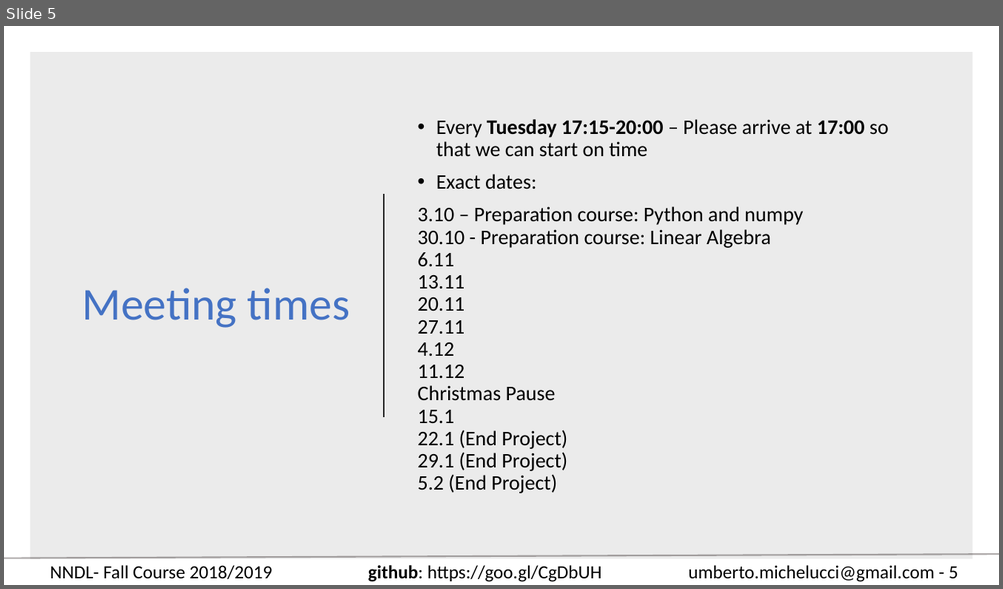
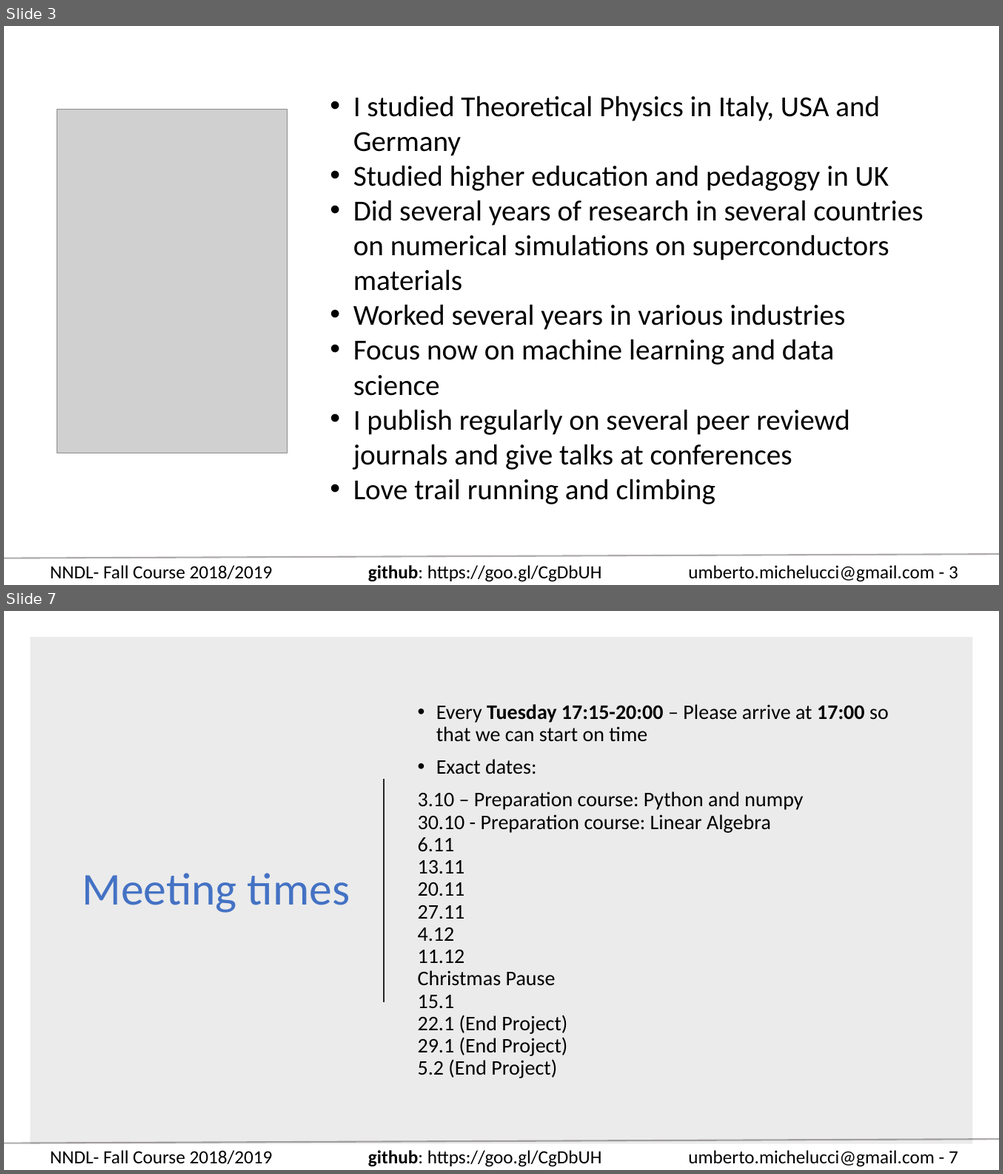
Before and after one commit to toelt-llc/COURSE-zhaw-dlcourse-spring2019, a slide deck: Week 1 - Mathematic introduction/NNDL - Fall 18 Week 1 - Administration and basics.pptx. Shown one above the other, each under a label of ours: slide 5 before the commit, slides 3 and 7 after it; the slides between them are not shown. The pictures are 1003x589 and 1003x1174 pixels, drawn with LibreOffice and Linux fonts; fonts in the diff are those of the drawing; grey boxes stand for pictures. Boxes give left, top, right and bottom in pixels: in the first picture for what was removed or moved away, otherwise in the second. Text is boxed around its words. In the diff, an @@ line names an element or a change of style, - is before the commit and + after.

```diff
--- a/Week 1 - Mathematic introduction/NNDL - Fall 18 Week 1 - Administration and basics.pptx
+++ b/Week 1 - Mathematic introduction/NNDL - Fall 18 Week 1 - Administration and basics.pptx
@@ slide 3 added at box(4, 26, 999, 585), background #FFFFFF; not listed: 4 template elements that a slide beside it also shows @@
@@ picture added at box(57, 109, 287, 453) @@
@@ text added at box(353, 96, 922, 505), 28 pt, text #000000 @@
+• I studied Theoretical Physics in Italy, USA and Germany
+• Studied higher education and pedagogy in UK
+• Did several years of research in several countries on numerical simulations on superconductors materials
+• Worked several years in various industries
+• Focus now on machine learning and data science
+• I publish regularly on several peer reviewd journals and give talks at conferences
+• Love trail running and climbing
@@ what was slide 5 is now slide 7 @@
@@ text at box(688, 1150, 958, 1167): text changed @@
-umberto.michelucci@gmail.com - 5
+umberto.michelucci@gmail.com - 7
```
Also in this commit, not shown: 6 slides changed, 2 other slides added, 2 slides removed.
